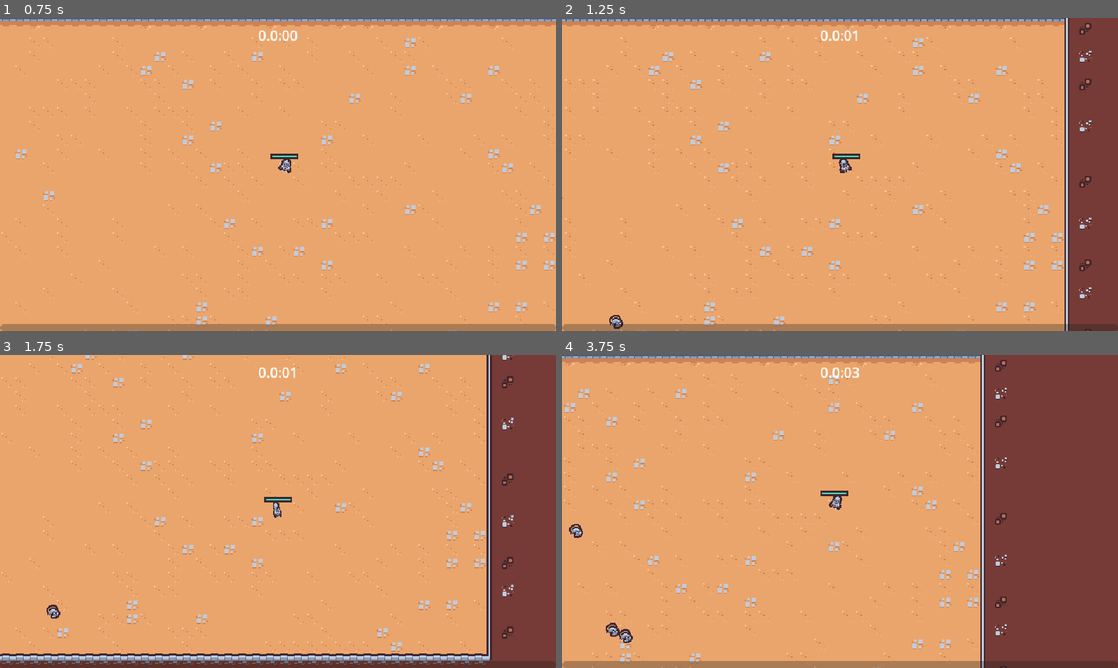
Above: before the commit, frames 1-4 (two rows, left to right).
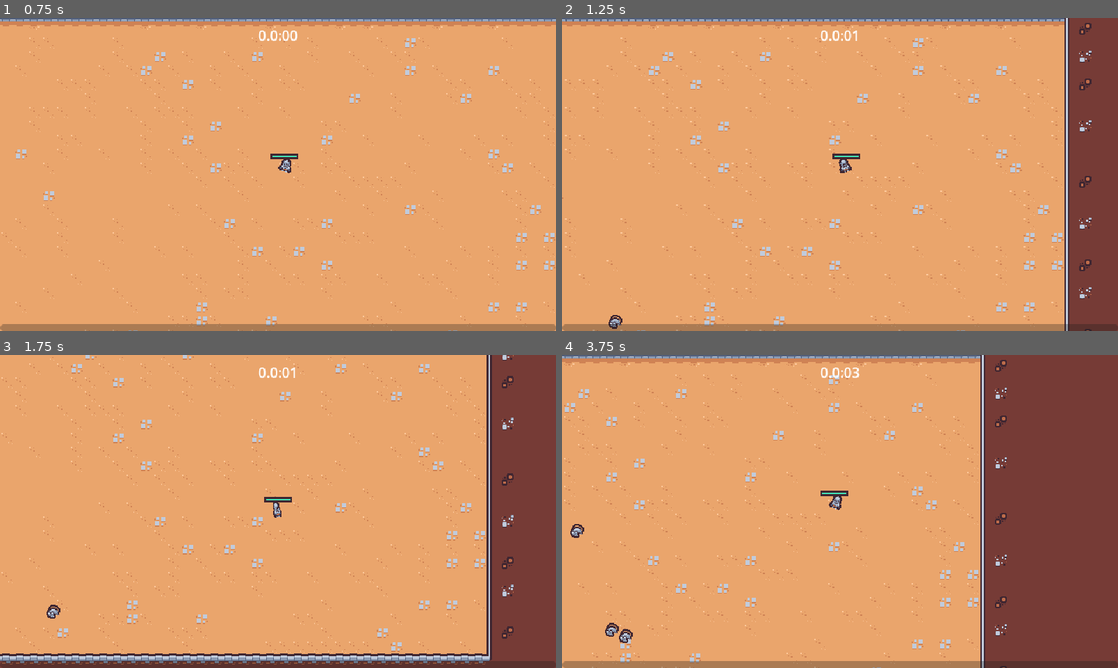
Above: after the commit, the same moments.

Repository: ToraSpaceLab/Survivors
Game: Godot game, scene res://scenes/main/main.tscn
Same seed, same stepped clock (60 frames per second), same inputs: the game is played once before the commit and once after it.
Inputs (mouse positions are in pixels of both pictures, inside the frame that each line leads up to):
- Up to frame 1 (0.75 s): move the mouse to (400, 158) at 0.52 s; press the mouse at (400, 158) at 0.53 s; hold D (move_right) from 0.53 s (still down)
- Up to frame 2 (1.25 s): keep holding D (move_right)
- Up to frame 3 (1.75 s): move the mouse to (166, 527) at 1.27 s; release D (move_right) at 1.28 s; release the mouse at (166, 527) at 1.28 s; hold S (move_down) from 1.28 s (still down); click (166, 527) at 1.35 s
- Up to frame 4 (3.75 s): move the mouse to (895, 442) at 2.02 s; release S (move_down) at 2.03 s; press the mouse at (895, 442) at 2.03 s; hold D (move_right) 2.03-2.78 s; move the mouse to (812, 574) at 2.77 s; release the mouse at (812, 574) at 2.78 s; hold W (move_up) 2.78-3.53 s; click (812, 574) at 2.85 s; move the mouse to (1006, 558) at 3.52 s; press the mouse at (1006, 558) at 3.53 s; hold A (move_left) from 3.53 s (still down)

Frame 1 is identical in both runs. In frame 2, less than 0.1% of the frame differs, in the area x 8-11%, y 94-100%; in frame 3, less than 0.1%; in frame 4, 0.2%, in the area x 1-13%, y 54-92%.

Commit message:
Add enemy movement animation

Diff:
--- /dev/null
+++ b/scenes/component/death_component.gd
@@ -0,0 +1,23 @@
+extends Node2D
+
+@export var health_component: Node
+@export var sprite: Sprite2D
+
+func _ready() -> void:
+	$GPUParticles2D.texture = sprite.texture;
+	health_component.died.connect(on_died);
+
+
+
+func on_died():
+	if owner == null || not owner is Node2D:
+		return
+
+	var spawn_position = owner.global_position;
+
+	var entities = get_tree().get_first_node_in_group("entities_layer");
+	get_parent().remove_child(self);
+	entities.add_child(self);
+
+	global_position = spawn_position;
+	$AnimationPlayer.play("default");
--- /dev/null
+++ b/scenes/component/death_component.tscn
@@ -0,0 +1,90 @@
+[gd_scene load_steps=9 format=3 uid="uid://drvq0isk8oquy"]
+
+[ext_resource type="Script" uid="uid://bg4xl4uq0tpg2" path="res://scenes/component/death_component.gd" id="1_iwr6c"]
+[ext_resource type="Texture2D" uid="uid://cnlqcakox4jnp" path="res://scenes/game_object/basic_enemy/basic_enemy.png" id="1_lgj88"]
+
+[sub_resource type="Animation" id="Animation_lgj88"]
+resource_name = "default"
+tracks/0/type = "value"
+tracks/0/imported = false
+tracks/0/enabled = true
+tracks/0/path = NodePath("GPUParticles2D:emitting")
+tracks/0/interp = 1
+tracks/0/loop_wrap = true
+tracks/0/keys = {
+"times": PackedFloat32Array(0),
+"transitions": PackedFloat32Array(1),
+"update": 1,
+"values": [true]
+}
+tracks/1/type = "method"
+tracks/1/imported = false
+tracks/1/enabled = true
+tracks/1/path = NodePath(".")
+tracks/1/interp = 1
+tracks/1/loop_wrap = true
+tracks/1/keys = {
+"times": PackedFloat32Array(1),
+"transitions": PackedFloat32Array(1),
+"values": [{
+"args": [],
+"method": &"queue_free"
+}]
+}
+
+[sub_resource type="Animation" id="Animation_iwr6c"]
+length = 0.001
+tracks/0/type = "value"
+tracks/0/imported = false
+tracks/0/enabled = true
+tracks/0/path = NodePath("GPUParticles2D:emitting")
+tracks/0/interp = 1
+tracks/0/loop_wrap = true
+tracks/0/keys = {
+"times": PackedFloat32Array(0),
+"transitions": PackedFloat32Array(1),
+"update": 1,
+"values": [false]
+}
+
+[sub_resource type="AnimationLibrary" id="AnimationLibrary_muesg"]
+_data = {
+&"RESET": SubResource("Animation_iwr6c"),
+&"default": SubResource("Animation_lgj88")
+}
+
+[sub_resource type="Curve" id="Curve_lgj88"]
+_data = [Vector2(0, 1), 0.0, 0.0, 0, 0, Vector2(0.6, 1), 0.0, 0.0, 0, 0, Vector2(1, 0), 0.0, 0.0, 0, 0]
+point_count = 3
+
+[sub_resource type="CurveTexture" id="CurveTexture_iwr6c"]
+curve = SubResource("Curve_lgj88")
+
+[sub_resource type="ParticleProcessMaterial" id="ParticleProcessMaterial_iwr6c"]
+particle_flag_disable_z = true
+direction = Vector3(0, -1, 0)
+spread = 30.0
+initial_velocity_min = 175.0
+initial_velocity_max = 250.0
+angular_velocity_min = -1440.0
+angular_velocity_max = 1440.0
+gravity = Vector3(0, 800, 0)
+scale_curve = SubResource("CurveTexture_iwr6c")
+
+[node name="DeathComponent" type="Node2D"]
+script = ExtResource("1_iwr6c")
+
+[node name="AnimationPlayer" type="AnimationPlayer" parent="."]
+libraries = {
+&"": SubResource("AnimationLibrary_muesg")
+}
+
+[node name="GPUParticles2D" type="GPUParticles2D" parent="."]
+emitting = false
+amount = 1
+texture = ExtResource("1_lgj88")
+lifetime = 0.5
+one_shot = true
+fixed_fps = 0
+interpolate = false
+process_material = SubResource("ParticleProcessMaterial_iwr6c")
--- a/scenes/game_object/basic_enemy/basic_enemy.gd
+++ b/scenes/game_object/basic_enemy/basic_enemy.gd
@@ -3,6 +3,7 @@
 const MAX_SPEED = 40
 
 @onready var health_component: HealthComponent = $HealthComponent
+@onready var visuals = $Visuals
 
 
 func _process(delta: float) -> void:
@@ -10,6 +11,10 @@
 	velocity = direction * MAX_SPEED
 	move_and_slide()
 
+	var move_sign = sign(velocity.x)
+	if move_sign != 0:
+		visuals.scale = Vector2(-move_sign, 1)
+
 
 func get_direction_to_player():
 	var player_node = get_tree().get_first_node_in_group("player") as Node2D
--- a/scenes/game_object/basic_enemy/basic_enemy.tscn
+++ b/scenes/game_object/basic_enemy/basic_enemy.tscn
@@ -1,10 +1,73 @@
-[gd_scene load_steps=8 format=3 uid="uid://66bjjkexucfi"]
+[gd_scene load_steps=12 format=3 uid="uid://66bjjkexucfi"]
 
 [ext_resource type="Script" uid="uid://bj6qjbs8v5rn3" path="res://scenes/game_object/basic_enemy/basic_enemy.gd" id="1_7r5bd"]
 [ext_resource type="Texture2D" uid="uid://cnlqcakox4jnp" path="res://scenes/game_object/basic_enemy/basic_enemy.png" id="1_q0spr"]
 [ext_resource type="PackedScene" uid="uid://b2qvhl41jw3xl" path="res://scenes/component/health_component.tscn" id="2_d1l2b"]
 [ext_resource type="PackedScene" uid="uid://bubwmv268xyne" path="res://scenes/component/vial_drop_component.tscn" id="3_v2etw"]
 [ext_resource type="PackedScene" uid="uid://dqa4a7sp3nv2q" path="res://scenes/component/hurtbox_component.tscn" id="4_3em6i"]
+[ext_resource type="PackedScene" uid="uid://drvq0isk8oquy" path="res://scenes/component/death_component.tscn" id="4_bq7hi"]
+
+[sub_resource type="Animation" id="Animation_elloc"]
+resource_name = "walk"
+length = 0.4
+loop_mode = 1
+tracks/0/type = "value"
+tracks/0/imported = false
+tracks/0/enabled = true
+tracks/0/path = NodePath("Visuals/Sprite2D:position")
+tracks/0/interp = 2
+tracks/0/loop_wrap = true
+tracks/0/keys = {
+"times": PackedFloat32Array(0, 0.1, 0.3),
+"transitions": PackedFloat32Array(1, 1, 1),
+"update": 0,
+"values": [Vector2(0, 0), Vector2(-1, 0), Vector2(1, 0)]
+}
+tracks/1/type = "value"
+tracks/1/imported = false
+tracks/1/enabled = true
+tracks/1/path = NodePath("Visuals/Sprite2D:rotation")
+tracks/1/interp = 2
+tracks/1/loop_wrap = true
+tracks/1/keys = {
+"times": PackedFloat32Array(0, 0.1, 0.2, 0.3),
+"transitions": PackedFloat32Array(1, 1, 1, 1),
+"update": 0,
+"values": [0.174533, -0.174533, 0.174533, -0.174533]
+}
+
+[sub_resource type="Animation" id="Animation_bq7hi"]
+length = 0.001
+tracks/0/type = "value"
+tracks/0/imported = false
+tracks/0/enabled = true
+tracks/0/path = NodePath("Visuals/Sprite2D:position")
+tracks/0/interp = 1
+tracks/0/loop_wrap = true
+tracks/0/keys = {
+"times": PackedFloat32Array(0),
+"transitions": PackedFloat32Array(1),
+"update": 0,
+"values": [Vector2(0, 0)]
+}
+tracks/1/type = "value"
+tracks/1/imported = false
+tracks/1/enabled = true
+tracks/1/path = NodePath("Visuals/Sprite2D:rotation")
+tracks/1/interp = 1
+tracks/1/loop_wrap = true
+tracks/1/keys = {
+"times": PackedFloat32Array(0),
+"transitions": PackedFloat32Array(1),
+"update": 0,
+"values": [0.0]
+}
+
+[sub_resource type="AnimationLibrary" id="AnimationLibrary_jkye5"]
+_data = {
+&"RESET": SubResource("Animation_bq7hi"),
+&"walk": SubResource("Animation_elloc")
+}
 
 [sub_resource type="CircleShape2D" id="CircleShape2D_yigd0"]
 radius = 12.0
@@ -18,10 +81,20 @@
 motion_mode = 1
 script = ExtResource("1_7r5bd")
 
+[node name="AnimationPlayer" type="AnimationPlayer" parent="."]
+libraries = {
+&"": SubResource("AnimationLibrary_jkye5")
+}
+autoplay = "walk"
+
 [node name="HealthComponent" parent="." instance=ExtResource("2_d1l2b")]
 
 [node name="VialDropComponent" parent="." node_paths=PackedStringArray("health_component") instance=ExtResource("3_v2etw")]
 health_component = NodePath("../HealthComponent")
+
+[node name="DeathComponent" parent="." node_paths=PackedStringArray("health_component", "sprite") instance=ExtResource("4_bq7hi")]
+health_component = NodePath("../HealthComponent")
+sprite = NodePath("../Visuals/Sprite2D")
 
 [node name="HurtboxComponent" parent="." node_paths=PackedStringArray("health_component") instance=ExtResource("4_3em6i")]
 health_component = NodePath("../HealthComponent")
@@ -30,7 +103,9 @@
 position = Vector2(0, -5)
 shape = SubResource("CircleShape2D_yigd0")
 
-[node name="Sprite2D" type="Sprite2D" parent="."]
+[node name="Visuals" type="Node2D" parent="."]
+
+[node name="Sprite2D" type="Sprite2D" parent="Visuals"]
 texture = ExtResource("1_q0spr")
 offset = Vector2(0, -4)
 
Not shown, added: scenes/component/death_component.gd.uid
